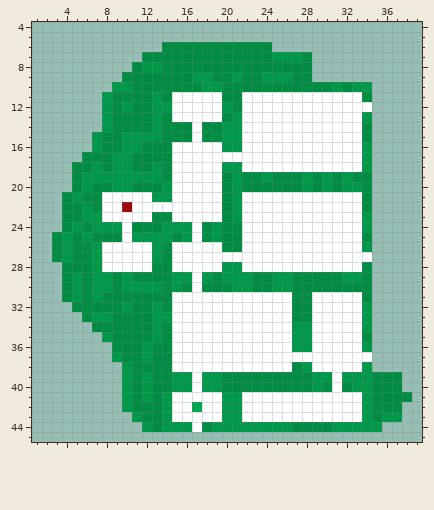
Edited in one commit: sprite sheet (sprites/spr_map/1538451d-812a-409b-861b-0a57dab37b72.png). The picture above was drawn from the file before the commit.
The file is 91x65 pixels. Shown: x 1..39, y 4..45.
After the commit:
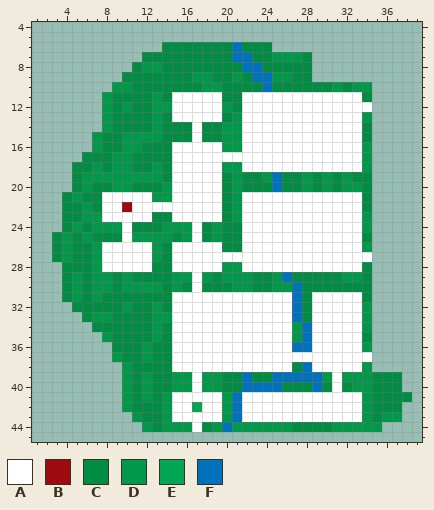
Palette (. is transparent): A #ffffff  B #9e0b0f  C #008c42  D #009949  E #00a651  F #0072bc
Difference:
Changed rows in their new state; - is an unchanged pixel.
first column x 21:
 6 F---
 7 FF--
 8 -FF-
 9 --FF
10 ---F
first column x 25:
19 F
20 F
first column x 20:
29 ------F---
30 -------F--
31 -------F--
32 -------F--
33 -------F--
34 --------F-
35 --------F-
36 -------FF-
38 --------F-
39 --F--FFFFF
40 --FFFF---F
41 -F--------
42 -F--------
43 -F--------
44 F---------
